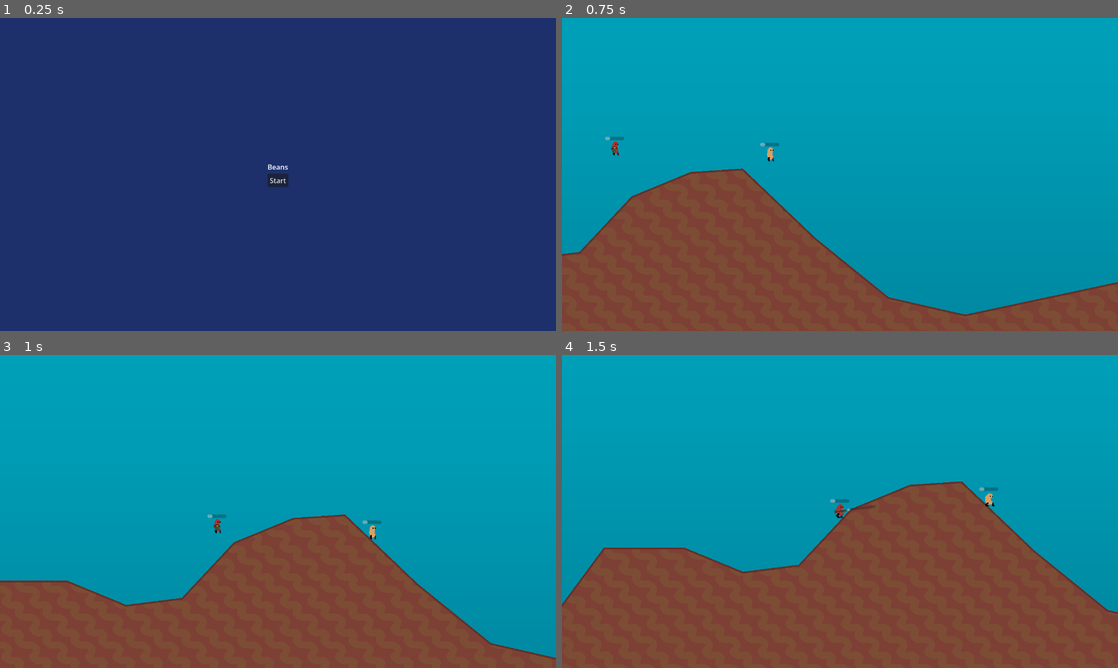
Above: before the commit, frames 1-4 (two rows, left to right).
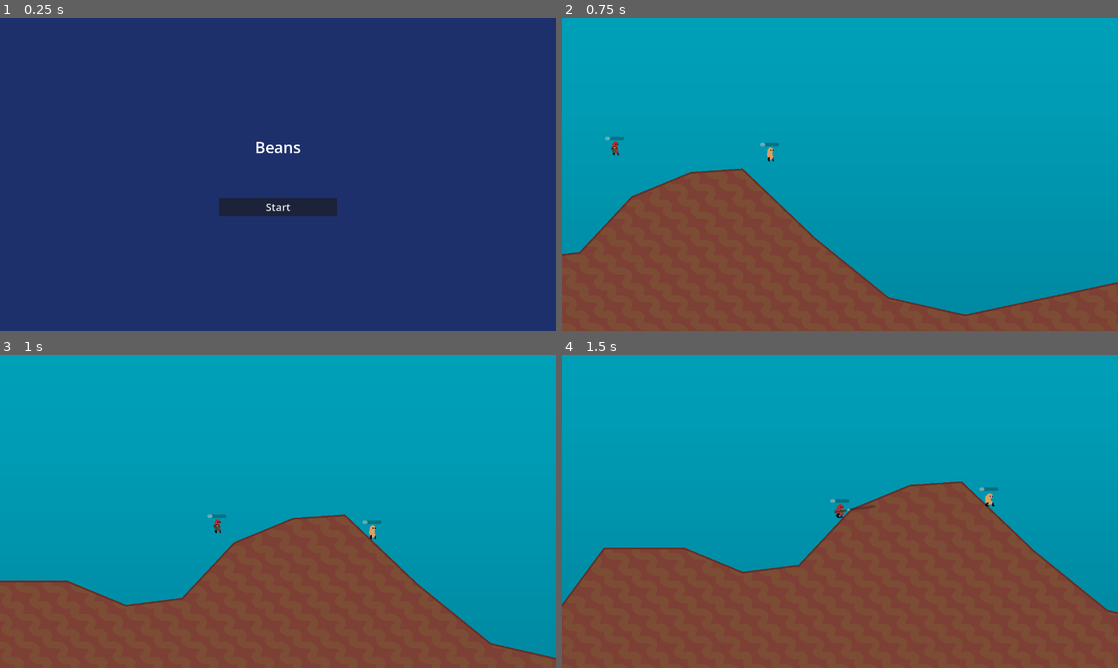
Above: after the commit, the same moments.

Repository: fredchien3/20-game-challenge
Game: Godot game, scene res://main/main.tscn
The game is run twice, just before and just after one commit, with the same random seed, the same clock (stepped at 60 frames per second) and the same inputs.
Inputs (mouse positions are in pixels of both pictures, inside the frame that each line leads up to):
- Up to frame 1 (0.25 s): no input
- Up to frame 2 (0.75 s): click "Start" at 0.5 s
- Up to frame 3 (1 s): no input
- Up to frame 4 (1.5 s): move the mouse to (962, 495) at 1.27 s; hold D (move_right) from 1.28 s (still down); hold 2 (select_bazooka) from 1.28 s (still down); click (962, 495) at 1.42 s

The runs differ from the first frame. In frame 1, 1.6% of the frame differs, in the area x 39-61%, y 39-64%; in frame 2, nothing differs; in frame 3, nothing differs; in frame 4, nothing differs.

Commit message:
Style Main and Game Over menu a little bit
- Control nodes a bit complicated, need practice

Diff:
--- a/7--worms/main/main.tscn
+++ b/7--worms/main/main.tscn
@@ -2,6 +2,7 @@
 
 [ext_resource type="Script" uid="uid://c1gh8ng2ipfgj" path="res://main/main.gd" id="1_53q0u"]
 [ext_resource type="PackedScene" uid="uid://cawnxutqlt4sl" path="res://main/level.tscn" id="2_pjrb6"]
+[ext_resource type="Theme" uid="uid://drngt71fn7ob6" path="res://ui_theme.tres" id="3_xwkvk"]
 
 [node name="Main" type="Node2D" unique_id=422347337 node_paths=PackedStringArray("main_menu", "game_over_menu", "winner_label")]
 script = ExtResource("1_53q0u")
@@ -23,19 +24,25 @@
 anchor_top = 0.5
 anchor_right = 0.5
 anchor_bottom = 0.5
-offset_left = -24.0
-offset_top = -29.0
-offset_right = 24.0
-offset_bottom = 29.0
+offset_left = -136.0
+offset_top = -88.0
+offset_right = 136.0
+offset_bottom = 96.0
 grow_horizontal = 2
 grow_vertical = 2
 
 [node name="Title" type="Label" parent="MainMenu/Container" unique_id=1661465765]
 layout_mode = 2
+size_flags_vertical = 3
+theme = ExtResource("3_xwkvk")
+theme_type_variation = &"HeaderLarge"
+theme_override_font_sizes/font_size = 36
 text = "Beans"
+horizontal_alignment = 1
 
 [node name="Start" type="Button" parent="MainMenu/Container" unique_id=2040872817]
 layout_mode = 2
+size_flags_vertical = 8
 text = "Start"
 
 [node name="GameOverMenu" type="CanvasLayer" parent="." unique_id=685846167]
@@ -52,19 +59,22 @@
 anchor_top = 0.5
 anchor_right = 0.5
 anchor_bottom = 0.5
-offset_left = -24.0
-offset_top = -29.0
-offset_right = 24.0
-offset_bottom = 29.0
+offset_left = -176.0
+offset_top = -128.0
+offset_right = 176.0
+offset_bottom = 128.0
 grow_horizontal = 2
 grow_vertical = 2
 
 [node name="Title" type="Label" parent="GameOverMenu/Container" unique_id=705792072]
 layout_mode = 2
+theme_type_variation = &"HeaderLarge"
 text = "Game Over!"
+horizontal_alignment = 1
 
 [node name="Winner" type="Label" parent="GameOverMenu/Container" unique_id=899992650]
 layout_mode = 2
+horizontal_alignment = 1
 
 [node name="Restart" type="Button" parent="GameOverMenu/Container" unique_id=72066720]
 layout_mode = 2
--- a/7--worms/project.godot
+++ b/7--worms/project.godot
@@ -32,6 +32,10 @@
 [editor_plugins]
 
 enabled=PackedStringArray("res://addons/GDQuest_GDScript_formatter/plugin.cfg")
+
+[gui]
+
+theme/custom="uid://drngt71fn7ob6"
 
 [input]
 
--- /dev/null
+++ b/7--worms/ui_theme.tres
@@ -0,0 +1,4 @@
+[gd_resource type="Theme" format=3 uid="uid://drngt71fn7ob6"]
+
+[resource]
+Button/font_sizes/font_size = 24
